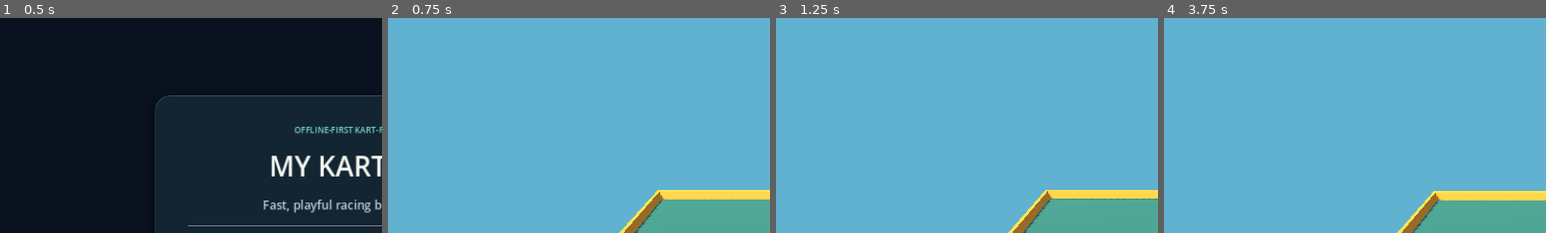
Above: before the commit, frames 1-4 (left to right).
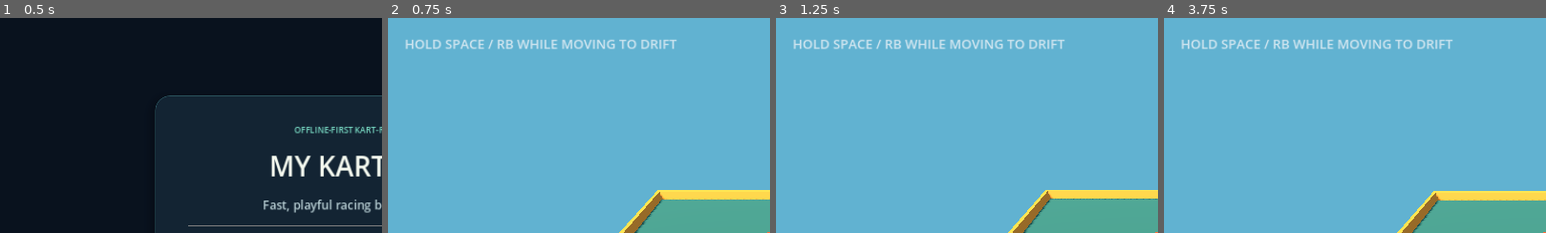
Above: after the commit, the same moments.

Repository: maisunmonowar/mykartworld
Game: Godot game, scene res://scenes/main.tscn
The game is run twice, just before and just after one commit, with the same random seed, the same clock (stepped at 60 frames per second) and the same inputs.
Inputs:
- Up to frame 1 (0.5 s): no input
- Up to frame 2 (0.75 s): click "ENTER PRACTICE ARENA" at 0.5 s
- Up to frame 3 (1.25 s): no input
- Up to frame 4 (3.75 s): hold D (steer_right) 1.28-2.03 s; hold Space (drift, bound only after the commit) 1.28-2.03 s; tap Enter at 2, 3.5 s; hold S (brake) 2.03-2.78 s; tap Space (drift, bound only after the commit) at 2.1, 2.75, 3.6 s; hold D (steer_right) 2.78-3.53 s; hold Space (drift, bound only after the commit) 2.78-3.53 s; hold W (accelerate) from 3.53 s (still down)
The pictures show only the part of the screen within x 0-50%, y 0-50%; the shares and areas given below are measured in that part.

Frame 1 is identical in both runs. In frame 2, 1.7% of the frame differs, in the area x 4-76%, y 9-15%; in frame 3, 1.7%; in frame 4, 1.7%.

Commit message:
Add tiered drift charge feedback
Co-authored-by: Copilot <223556219+Copilot@users.noreply.github.com>

Diff:
--- a/configs/kart_handling.cfg
+++ b/configs/kart_handling.cfg
@@ -8,3 +8,10 @@
 turn_rate_rad_per_second = 2.2
 gravity_mps2 = 24.0
 sphere_radius_m = 0.9
+
+[drift]
+minimum_speed_mps = 4.0
+orange_charge_seconds = 0.8
+purple_charge_seconds = 1.6
+minimum_pitch_scale = 1.0
+maximum_pitch_scale = 2.0
--- a/project.godot
+++ b/project.godot
@@ -49,6 +49,13 @@
 Object(InputEventJoypadButton, "button_index": 14)
 ]
 }
+drift={
+"deadzone": 0.2,
+"events": [
+Object(InputEventKey, "physical_keycode": 32),
+Object(InputEventJoypadButton, "button_index": 10)
+]
+}
 
 [rendering]
 
--- a/scenes/test_arena.tscn
+++ b/scenes/test_arena.tscn
@@ -49,6 +49,19 @@
 
 [sub_resource type="SphereShape3D" id="Shape_kart"]
 radius = 0.9
+
+[sub_resource type="SphereMesh" id="Mesh_drift_spark"]
+radius = 0.045
+height = 0.09
+radial_segments = 8
+rings = 4
+
+[sub_resource type="StandardMaterial3D" id="Material_drift_spark"]
+shading_mode = 0
+vertex_color_use_as_albedo = true
+emission_enabled = true
+emission = Color(1, 1, 1, 1)
+emission_energy_multiplier = 1.2
 
 [node name="PracticeArena" type="Node3D"]
 
@@ -123,6 +136,27 @@
 mesh = SubResource("Mesh_racer")
 material_override = SubResource("Material_racer")
 
+[node name="DriftSparks" type="CPUParticles3D" parent="Kart"]
+position = Vector3(0, -0.25, 0.65)
+emitting = false
+amount = 10
+lifetime = 0.35
+local_coords = false
+direction = Vector3(0, 0.4, 1)
+spread = 28.0
+initial_velocity_min = 1.5
+initial_velocity_max = 2.5
+gravity = Vector3(0, -4, 0)
+scale_amount_min = 0.05
+scale_amount_max = 0.12
+color = Color(0.2, 0.65, 1, 1)
+draw_pass_1 = SubResource("Mesh_drift_spark")
+material_override = SubResource("Material_drift_spark")
+
+[node name="DriftTone" type="AudioStreamPlayer3D" parent="Kart"]
+volume_db = -24.0
+unit_size = 8.0
+
 [node name="Camera3D" type="Camera3D" parent="."]
 position = Vector3(0, 18, 28)
 rotation_degrees = Vector3(-31, 0, 0)
@@ -133,3 +167,18 @@
 follow_distance = 28.0
 look_height = 0.9
 smoothing_speed = 5.0
+
+[node name="AudioListener3D" type="AudioListener3D" parent="Camera3D"]
+current = true
+
+[node name="DriftHUD" type="CanvasLayer" parent="."]
+
+[node name="Status" type="Label" parent="DriftHUD"]
+offset_left = 28.0
+offset_top = 28.0
+offset_right = 520.0
+offset_bottom = 68.0
+theme_override_colors/font_color = Color(0.82, 0.9, 0.94, 1)
+theme_override_font_sizes/font_size = 22
+text = "HOLD SPACE / RB WHILE MOVING TO DRIFT"
+mouse_filter = 2
--- a/scripts/kart_controller.gd
+++ b/scripts/kart_controller.gd
@@ -1,8 +1,19 @@
 extends CharacterBody3D
 
 const HANDLING_CONFIG_PATH := "res://configs/kart_handling.cfg"
+const TONE_SAMPLE_RATE := 22050
+const TONE_SAMPLE_COUNT := 4410
+const TONE_BASE_FREQUENCY_HZ := 220.0
+const TONE_AMPLITUDE := 8000.0
+const DRIFT_TIER_NONE := 0
+const DRIFT_TIER_BLUE := 1
+const DRIFT_TIER_ORANGE := 2
+const DRIFT_TIER_PURPLE := 3
 
 @onready var _visual: Node3D = $Body
+@onready var _drift_sparks: CPUParticles3D = $DriftSparks
+@onready var _drift_status: Label = $"../DriftHUD/Status"
+@onready var _drift_tone: AudioStreamPlayer3D = $DriftTone
 
 var max_speed_mps: float
 var acceleration_mps2: float
@@ -11,11 +22,23 @@
 var turn_rate_rad_per_second: float
 var gravity_mps2: float
 var sphere_radius_m: float
+var minimum_drift_speed_mps: float
+var orange_charge_seconds: float
+var purple_charge_seconds: float
+var minimum_pitch_scale: float
+var maximum_pitch_scale: float
 var _speed_mps: float = 0.0
+var _drift_active: bool = false
+var _drift_charge_seconds: float = 0.0
+var _drift_tier: int = DRIFT_TIER_NONE
 
 func _ready() -> void:
-	if not _load_handling_config():
+	if not _load_tuning_config():
 		set_physics_process(false)
+		return
+
+	_drift_tone.stream = _create_drift_tone()
+	_drift_status.text = "HOLD SPACE / RB WHILE MOVING TO DRIFT"
 
 func _physics_process(delta: float) -> void:
 	var throttle := Input.get_action_strength("accelerate")
@@ -42,8 +65,9 @@
 
 	move_and_slide()
 	_visual.rotate_object_local(Vector3.RIGHT, -_speed_mps * delta / sphere_radius_m)
-
-func _load_handling_config() -> bool:
+	_update_drift_charge(delta)
+
+func _load_tuning_config() -> bool:
 	var config := ConfigFile.new()
 	var load_error := config.load(HANDLING_CONFIG_PATH)
 	if load_error != OK:
@@ -53,13 +77,18 @@
 		)
 		return false
 
-	max_speed_mps = _read_number(config, "max_speed_mps")
-	acceleration_mps2 = _read_number(config, "acceleration_mps2")
-	braking_mps2 = _read_number(config, "braking_mps2")
-	rolling_resistance_mps2 = _read_number(config, "rolling_resistance_mps2")
-	turn_rate_rad_per_second = _read_number(config, "turn_rate_rad_per_second")
-	gravity_mps2 = _read_number(config, "gravity_mps2")
-	sphere_radius_m = _read_number(config, "sphere_radius_m")
+	max_speed_mps = _read_number(config, "handling", "max_speed_mps")
+	acceleration_mps2 = _read_number(config, "handling", "acceleration_mps2")
+	braking_mps2 = _read_number(config, "handling", "braking_mps2")
+	rolling_resistance_mps2 = _read_number(config, "handling", "rolling_resistance_mps2")
+	turn_rate_rad_per_second = _read_number(config, "handling", "turn_rate_rad_per_second")
+	gravity_mps2 = _read_number(config, "handling", "gravity_mps2")
+	sphere_radius_m = _read_number(config, "handling", "sphere_radius_m")
+	minimum_drift_speed_mps = _read_number(config, "drift", "minimum_speed_mps")
+	orange_charge_seconds = _read_number(config, "drift", "orange_charge_seconds")
+	purple_charge_seconds = _read_number(config, "drift", "purple_charge_seconds")
+	minimum_pitch_scale = _read_number(config, "drift", "minimum_pitch_scale")
+	maximum_pitch_scale = _read_number(config, "drift", "maximum_pitch_scale")
 
 	if (
 		not is_finite(max_speed_mps)
@@ -69,6 +98,11 @@
 		or not is_finite(turn_rate_rad_per_second)
 		or not is_finite(gravity_mps2)
 		or not is_finite(sphere_radius_m)
+		or not is_finite(minimum_drift_speed_mps)
+		or not is_finite(orange_charge_seconds)
+		or not is_finite(purple_charge_seconds)
+		or not is_finite(minimum_pitch_scale)
+		or not is_finite(maximum_pitch_scale)
 	):
 		return false
 
@@ -80,26 +114,125 @@
 		or turn_rate_rad_per_second <= 0.0
 		or gravity_mps2 <= 0.0
 		or sphere_radius_m <= 0.0
+		or minimum_drift_speed_mps <= 0.0
+		or minimum_drift_speed_mps >= max_speed_mps
+		or orange_charge_seconds <= 0.0
+		or purple_charge_seconds <= orange_charge_seconds
+		or minimum_pitch_scale <= 0.0
+		or maximum_pitch_scale <= minimum_pitch_scale
 	):
 		push_error(
-			"Handling values must be positive; rolling_resistance_mps2 may be zero."
+			"Invalid tuning config: values must be positive, except rolling resistance; "
+			+ "drift speed must be below top speed, and purple charge and maximum pitch "
+			+ "must exceed their preceding values."
 		)
 		return false
 
 	return true
 
-func _read_number(config: ConfigFile, key: String) -> float:
-	var value: Variant = config.get_value("handling", key, null)
+func _read_number(config: ConfigFile, section: String, key: String) -> float:
+	var value: Variant = config.get_value(section, key, null)
 	if typeof(value) != TYPE_INT and typeof(value) != TYPE_FLOAT:
 		push_error(
-			"Handling config '%s' requires a numeric value for '%s'."
-			% [HANDLING_CONFIG_PATH, key]
+			"Handling config '%s' requires a numeric value for '%s/%s'."
+			% [HANDLING_CONFIG_PATH, section, key]
 		)
 		return -1.0
 
 	var number := float(value)
 	if not is_finite(number):
-		push_error("Handling config value '%s' must be finite." % key)
+		push_error("Handling config value '%s/%s' must be finite." % [section, key])
 		return -1.0
 
 	return number
+
+func _update_drift_charge(delta: float) -> void:
+	var can_drift := Input.is_action_pressed("drift") and _speed_mps >= minimum_drift_speed_mps
+	if not can_drift:
+		if _drift_active:
+			_end_drift_charge()
+		return
+
+	if not _drift_active:
+		_drift_active = true
+		_drift_charge_seconds = 0.0
+		_drift_sparks.emitting = true
+		_drift_sparks.restart()
+		_drift_tone.pitch_scale = minimum_pitch_scale
+		_drift_tone.play()
+
+	_drift_charge_seconds += delta
+	var next_tier := _get_drift_tier(_drift_charge_seconds)
+	if next_tier != _drift_tier:
+		_drift_tier = next_tier
+		_set_drift_feedback(_drift_tier)
+
+	var charge_progress := clampf(_drift_charge_seconds / purple_charge_seconds, 0.0, 1.0)
+	_drift_tone.pitch_scale = lerpf(minimum_pitch_scale, maximum_pitch_scale, charge_progress)
+	_drift_status.text = "DRIFT %s  |  %.1f s" % [
+		_get_drift_tier_name(_drift_tier),
+		_drift_charge_seconds
+	]
+
+func _get_drift_tier(charge_seconds: float) -> int:
+	if charge_seconds >= purple_charge_seconds:
+		return DRIFT_TIER_PURPLE
+	if charge_seconds >= orange_charge_seconds:
+		return DRIFT_TIER_ORANGE
+	return DRIFT_TIER_BLUE
+
+func _get_drift_tier_name(tier: int) -> String:
+	match tier:
+		DRIFT_TIER_BLUE:
+			return "BLUE"
+		DRIFT_TIER_ORANGE:
+			return "ORANGE"
+		DRIFT_TIER_PURPLE:
+			return "PURPLE"
+	return "NONE"
+
+func _set_drift_feedback(tier: int) -> void:
+	var tier_color: Color
+	match tier:
+		DRIFT_TIER_BLUE:
+			tier_color = Color(0.2, 0.65, 1.0, 1.0)
+			_drift_sparks.amount = 10
+			_drift_sparks.initial_velocity_min = 1.5
+			_drift_sparks.initial_velocity_max = 2.5
+		DRIFT_TIER_ORANGE:
+			tier_color = Color(1.0, 0.48, 0.08, 1.0)
+			_drift_sparks.amount = 18
+			_drift_sparks.initial_velocity_min = 2.5
+			_drift_sparks.initial_velocity_max = 3.8
+		DRIFT_TIER_PURPLE:
+			tier_color = Color(0.78, 0.28, 1.0, 1.0)
+			_drift_sparks.amount = 28
+			_drift_sparks.initial_velocity_min = 3.5
+			_drift_sparks.initial_velocity_max = 5.0
+	_drift_sparks.color = tier_color
+	_drift_status.modulate = tier_color
+
+func _end_drift_charge() -> void:
+	_drift_active = false
+	_drift_charge_seconds = 0.0
+	_drift_tier = DRIFT_TIER_NONE
+	_drift_sparks.emitting = false
+	_drift_tone.stop()
+	_drift_status.text = "HOLD SPACE / RB WHILE MOVING TO DRIFT"
+	_drift_status.modulate = Color.WHITE
+
+func _create_drift_tone() -> AudioStreamWAV:
+	var samples := PackedByteArray()
+	samples.resize(TONE_SAMPLE_COUNT * 2)
+	for sample_index in range(TONE_SAMPLE_COUNT):
+		var phase := TAU * TONE_BASE_FREQUENCY_HZ * float(sample_index) / TONE_SAMPLE_RATE
+		samples.encode_s16(sample_index * 2, roundi(sin(phase) * TONE_AMPLITUDE))
+
+	var tone := AudioStreamWAV.new()
+	tone.format = AudioStreamWAV.FORMAT_16_BITS
+	tone.mix_rate = TONE_SAMPLE_RATE
+	tone.data = samples
+	tone.loop_mode = AudioStreamWAV.LOOP_FORWARD
+	tone.loop_begin = 0
+	tone.loop_end = TONE_SAMPLE_COUNT
+	return tone
Not shown: 1 places in scenes/test_arena.tscn that only renumber resources
